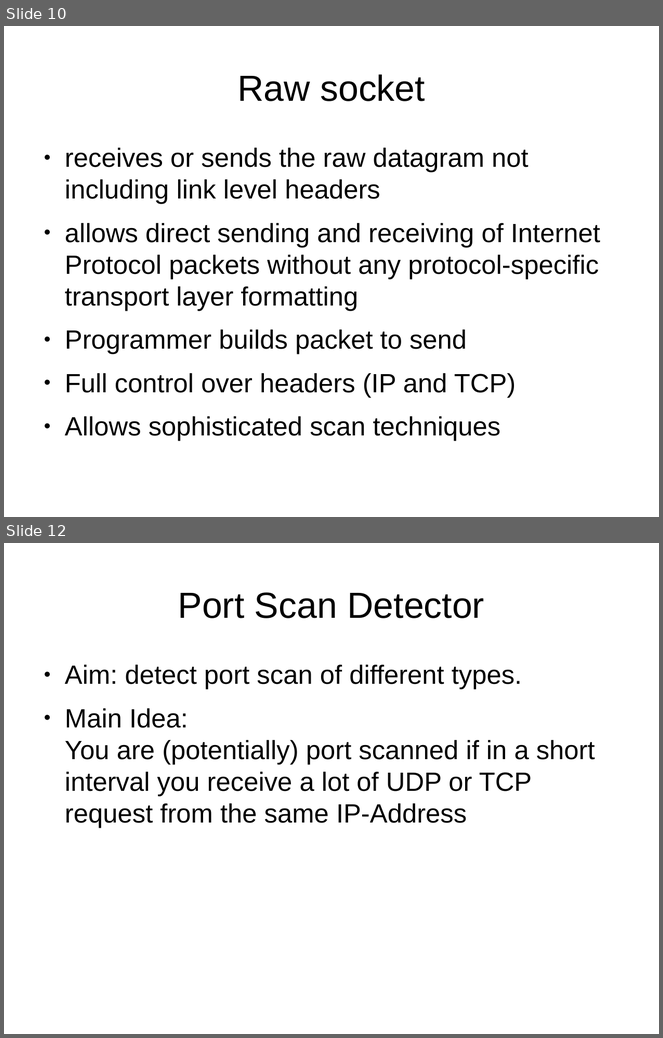
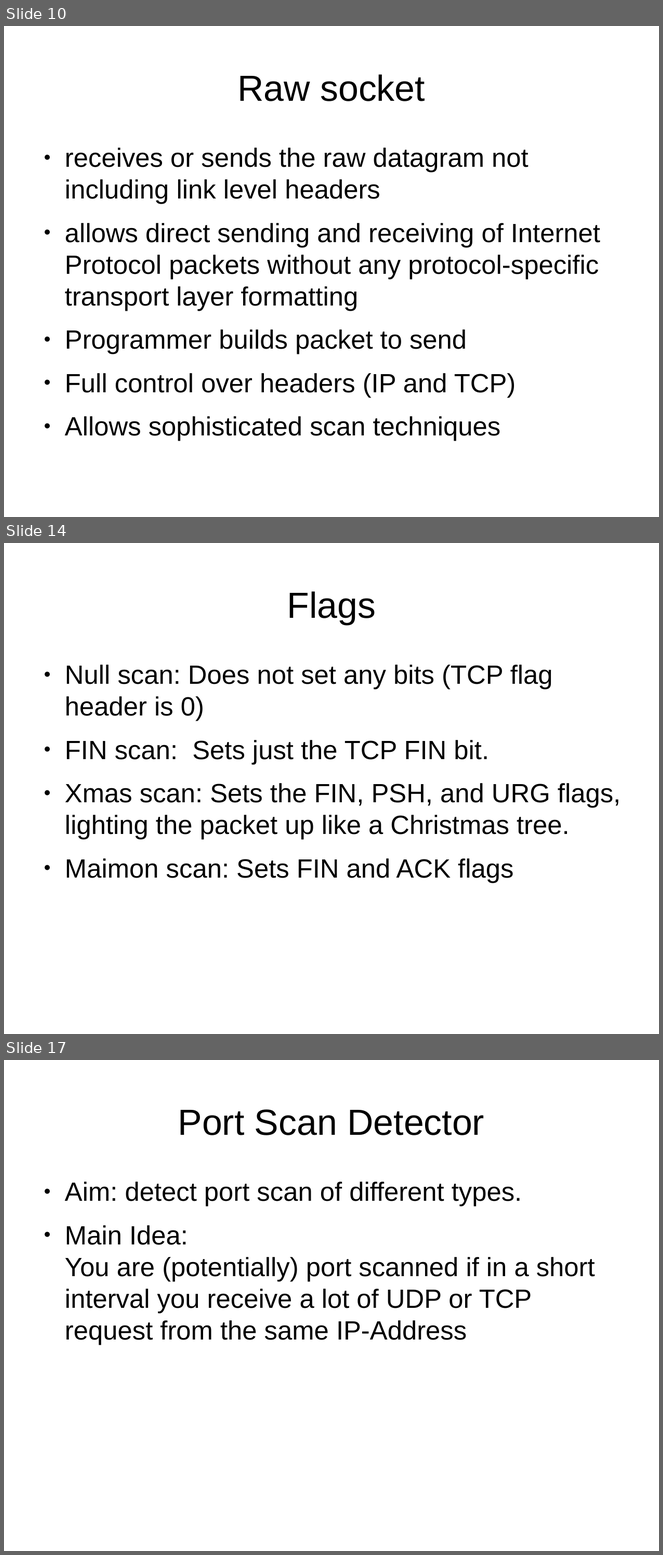
Before and after one commit to herrBez/PortScanner, a slide deck: slides/Untitled 1.odp. Shown one above the other, each under a label of ours: slides 10 and 12 before the commit, slides 10, 14 and 17 after it; the slides between them are not shown. The pictures are 663x1038 and 663x1555 pixels, drawn with LibreOffice and Linux fonts; fonts in the diff are those of the drawing. Boxes give left, top, right and bottom in pixels: in the first picture for what was removed or moved away, otherwise in the second. Text is boxed around its words. In the diff, an @@ line names an element or a change of style, - is before the commit and + after.

```diff
--- a/slides/Untitled 1.odp
+++ b/slides/Untitled 1.odp
@@ slide 14 added at (x1=4, y1=543, x2=659, y2=1034), background #FFFFFF @@
@@ title added at (x1=287, y1=591, x2=376, y2=625), 44 pt, text #000000 @@
+Flags
@@ text added at (x1=65, y1=665, x2=621, y2=883), 32 pt, text #000000 @@
+● Null scan: Does not set any bits (TCP flag header is 0)
+● FIN scan: Sets just the TCP FIN bit.
+● Xmas scan: Sets the FIN, PSH, and URG flags, lighting the packet up like a Christmas tree.
+● Maimon scan: Sets FIN and ACK flags
@@ what was slide 12 is now slide 17 @@
```
Also in this commit, not shown: 1 slide changed, 4 other slides added.
